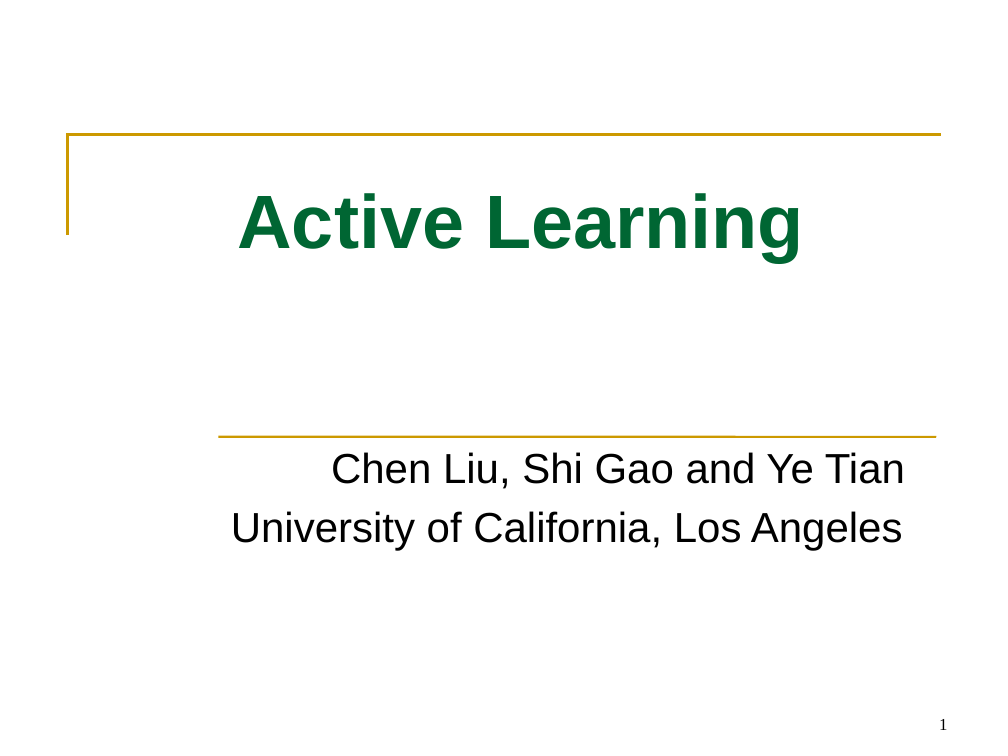
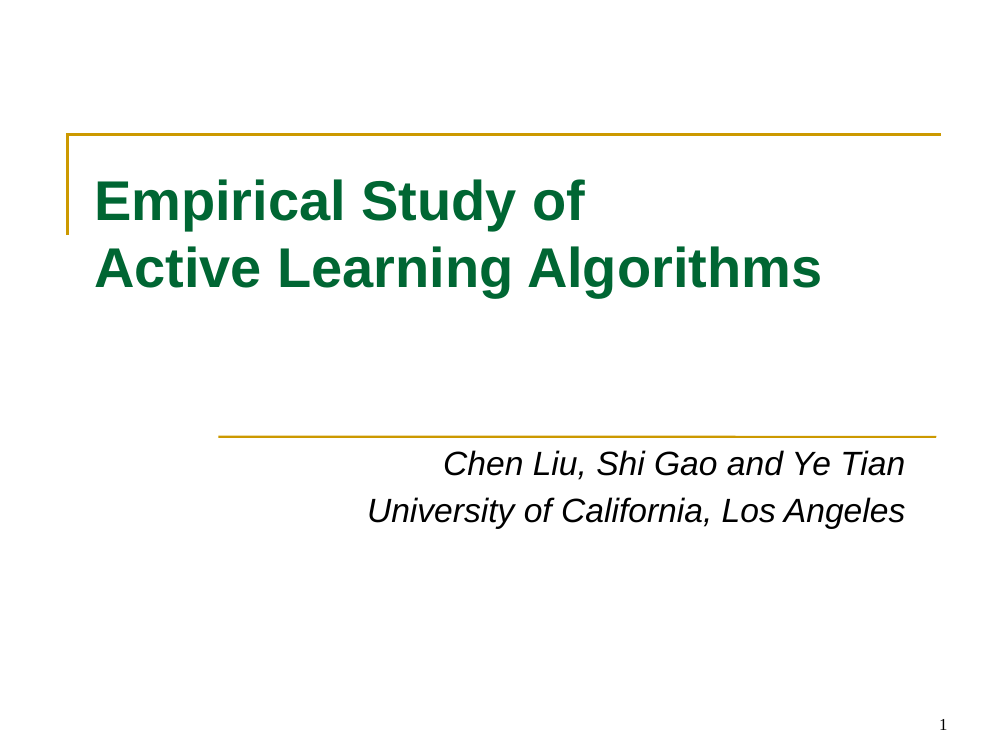
Before and after one commit to tttyy/Active-Learning, a slide deck: slide 1 of presentation/Activelearning.pptx. Drawn at 1008x756 pixels with LibreOffice and Linux fonts; fonts in the diff are those of the drawing. Boxes give left, top, right and bottom in pixels: in the first picture for what was removed or moved away, otherwise in the second. Text is boxed around its words. In the diff, an @@ line names an element or a change of style, - is before the commit and + after.

Commit message:
Update slides

```diff
--- a/presentation/Activelearning.pptx
+++ b/presentation/Activelearning.pptx
@@ title at [94, 179, 822, 297]: text changed; size 54 to 40 pt @@
-Active Learning
+Empirical Study of
+Active Learning Algorithms
@@ subtitle "Chen Liu, Shi Gao and ..." at [367, 450, 905, 529]: size 30 to 24 pt, italic on; less space between paragraphs; alignment centre to right @@
```
Also in this commit, not shown: 1 other slide changed, 6 slides added, 1 slide removed.
